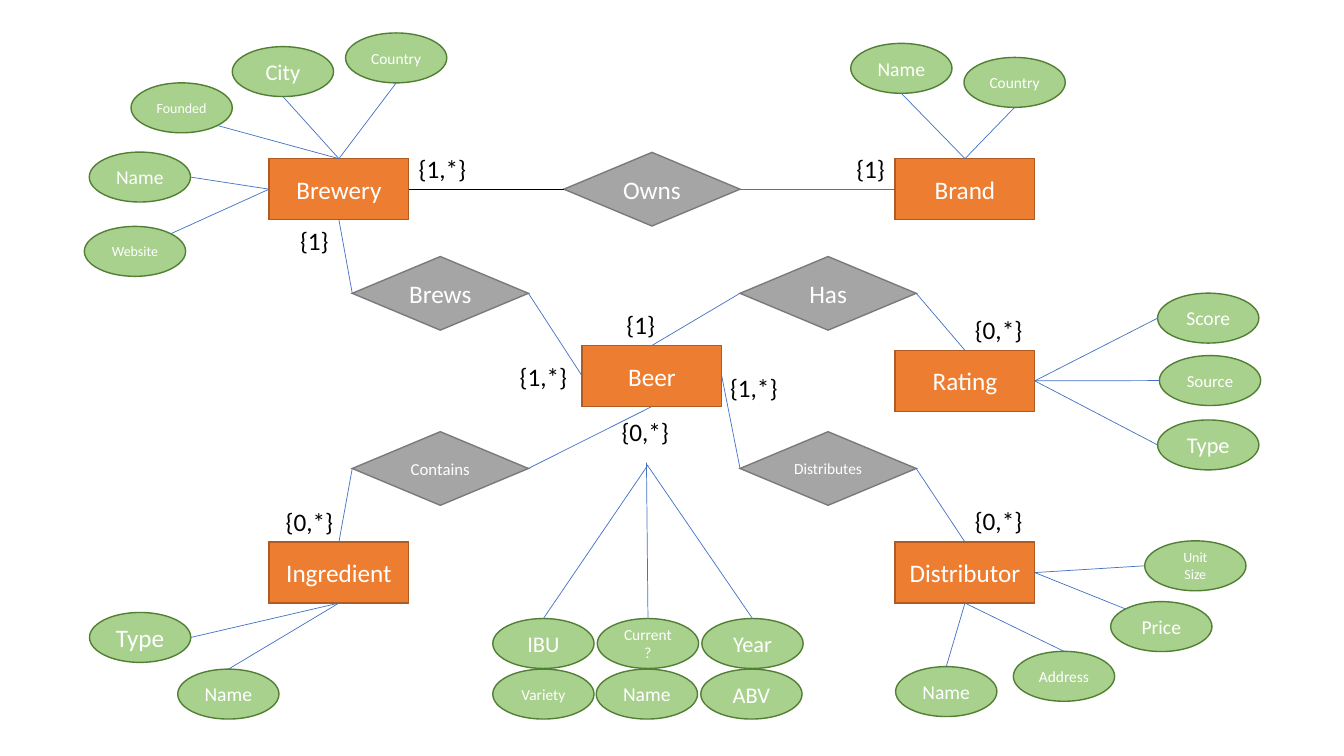
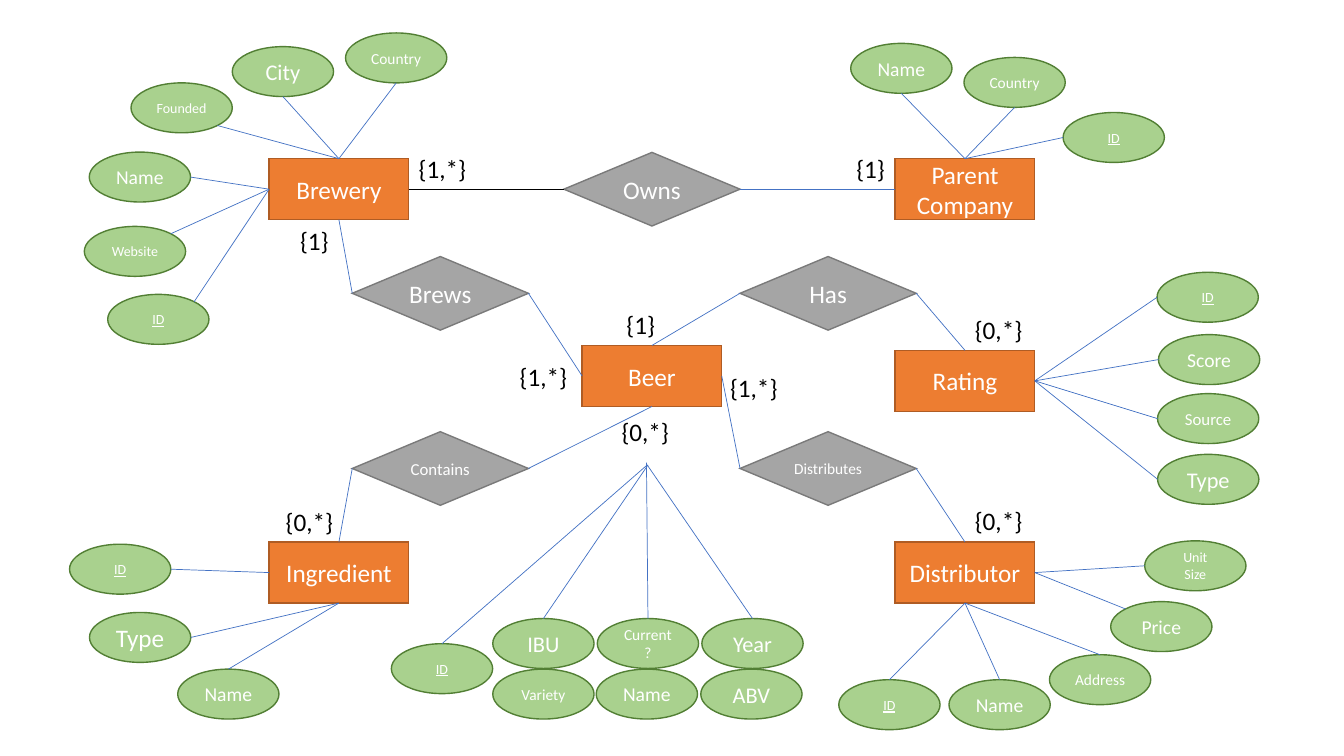
Before and after one commit to nsbender/CS342, a slide deck: slide 1 of project/ERD.pptx. Drawn at 1344x756 pixels with LibreOffice and Linux fonts; fonts in the diff are those of the drawing. Boxes give left, top, right and bottom in pixels: in the first picture for what was removed or moved away, otherwise in the second. Text is boxed around its words. In the diff, an @@ line names an element or a change of style, - is before the commit and + after.

```diff
--- a/project/ERD.pptx
+++ b/project/ERD.pptx
@@ ellipse added at [1064, 113, 1165, 163], fill #A9D18E, outline #538035 1 pt, 10 pt, text #FFFFFF, underline @@
+ID
@@ line added from (965, 158) to (1064, 137), #4472C4 0.5 pt @@
@@ text in rectangle at [917, 168, 1013, 220]: text changed @@
-Brand
+Parent Company
@@ line added from (195, 301) to (269, 190), #4472C4 0.5 pt @@
@@ ellipse added at [108, 294, 209, 345], fill #A9D18E, outline #538035 1 pt, 10 pt, text #FFFFFF, underline @@
+ID
@@ line added from (1157, 297) to (1035, 381), #4472C4 0.5 pt @@
@@ ellipse added at [1157, 272, 1258, 323], fill #A9D18E, outline #538035 1 pt, 10 pt, text #FFFFFF, underline @@
+ID
@@ ellipse "Score": place and size @@
-ellipse "Score" at [1157, 293, 1258, 344]
+ellipse "Score" at [1158, 335, 1259, 385]
@@ line moved from (1157, 445) - (1035, 381) to (1157, 480) - (1035, 381) @@
@@ line moved from (1157, 319) - (1035, 381) to (1158, 360) - (1035, 381) @@
@@ line moved from (1159, 381) - (1035, 381) to (1157, 418) - (1035, 381) @@
@@ ellipse "Source": place and size @@
-ellipse "Source" at [1159, 356, 1260, 406]
+ellipse "Source" at [1157, 394, 1258, 445]
@@ line added from (443, 644) to (647, 465), #4472C4 0.5 pt @@
@@ ellipse "Type": place and size @@
-ellipse "Type" at [1157, 420, 1258, 471]
+ellipse "Type" at [1157, 455, 1258, 505]
@@ ellipse added at [70, 544, 170, 595], fill #A9D18E, outline #538035 1 pt, 10 pt, text #FFFFFF, underline @@
+ID
@@ line added from (170, 570) to (269, 573), #4472C4 0.5 pt @@
@@ line added from (889, 680) to (965, 603), #4472C4 0.5 pt @@
@@ line moved from (1065, 651) - (965, 603) to (1100, 655) - (965, 603) @@
@@ line moved from (947, 666) - (965, 603) to (1000, 680) - (965, 603) @@
@@ ellipse added at [391, 644, 492, 695], fill #A9D18E, outline #538035 1 pt, 10 pt, text #FFFFFF, underline @@
+ID
@@ ellipse "Address": place and size @@
-ellipse "Address" at [1013, 651, 1114, 702]
+ellipse "Address" at [1050, 655, 1150, 706]
@@ ellipse added at [839, 680, 940, 730], fill #A9D18E, outline #538035 1 pt, 10 pt, text #FFFFFF, underline @@
+ID
@@ ellipse "Name": place and size @@
-ellipse "Name" at [896, 666, 997, 717]
+ellipse "Name" at [950, 680, 1051, 730]
```
Also in this commit, not shown: 3 other files.
